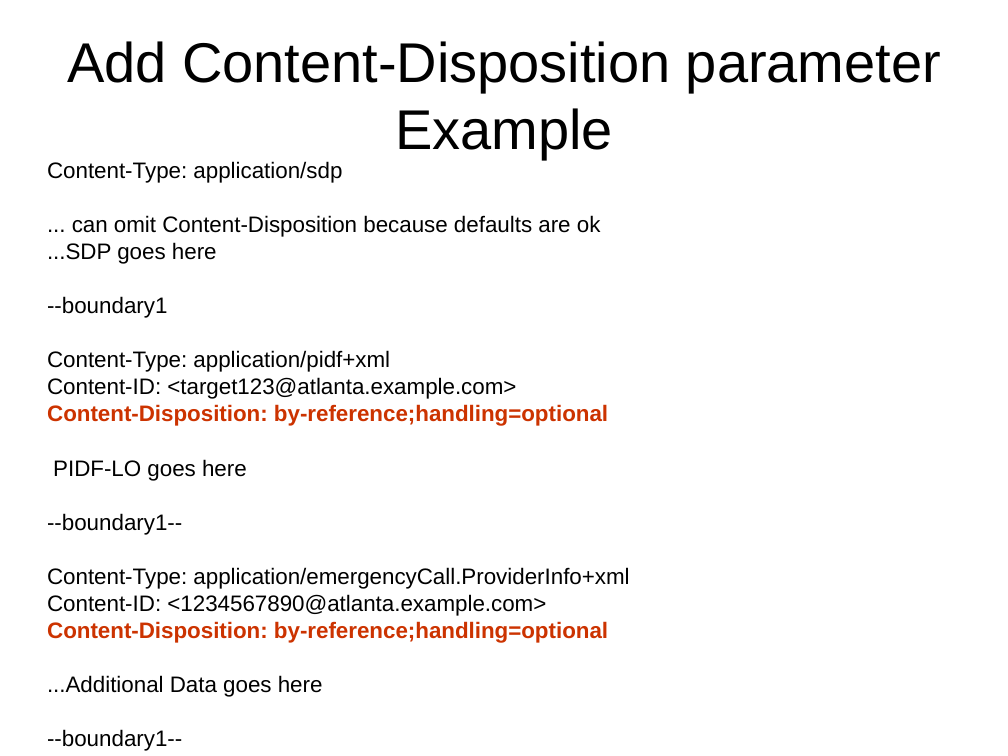
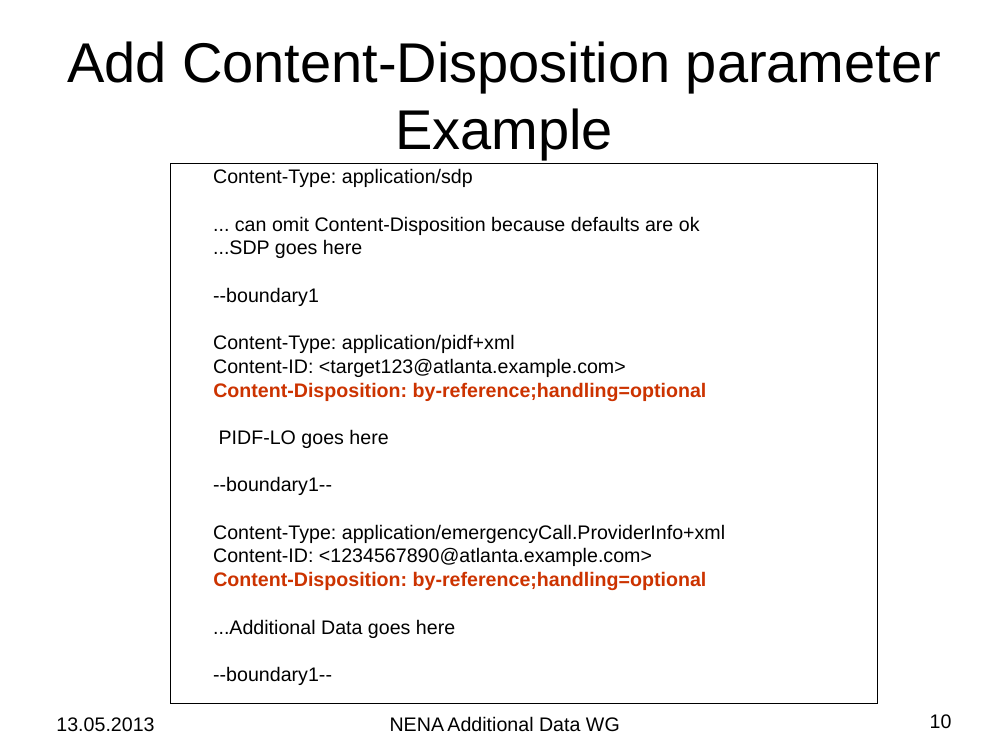
Before and after one commit to hannestschofenig/tschofenig-ids, a slide deck: slide 10 of additional-data/AdditionalData-Status-13May2013.ppt. Drawn at 1008x756 pixels with LibreOffice and Linux fonts; fonts in the diff are those of the drawing. Boxes give left, top, right and bottom in pixels: in the first picture for what was removed or moved away, otherwise in the second. Text is boxed around its words. In the diff, an @@ line names an element or a change of style, - is before the commit and + after.

```diff
--- a/additional-data/AdditionalData-Status-13May2013.ppt
+++ b/additional-data/AdditionalData-Status-13May2013.ppt
@@ text "Content-Type: application/sdp": place and size @@
-text "Content-Type: application/sdp" at (47,161,629,751)
+text "Content-Type: application/sdp" at (170,163,877,704)
@@ text "Content-Type: application/sdp" at (170,163,877,704): size 16 to 14 pt; outline none to #000000 0.74 pt @@
@@ text added at (56,717,154,732), 14 pt, text #000000 @@
+13.05.2013
@@ text added at (390,716,620,732), 14 pt, text #000000 @@
+NENA Additional Data WG
@@ page number added at (930,714,952,729), 14 pt, text #000000 @@
+10
```
Also in this commit, not shown: 18 other slides changed, 1 slide added, 1 slide removed.
